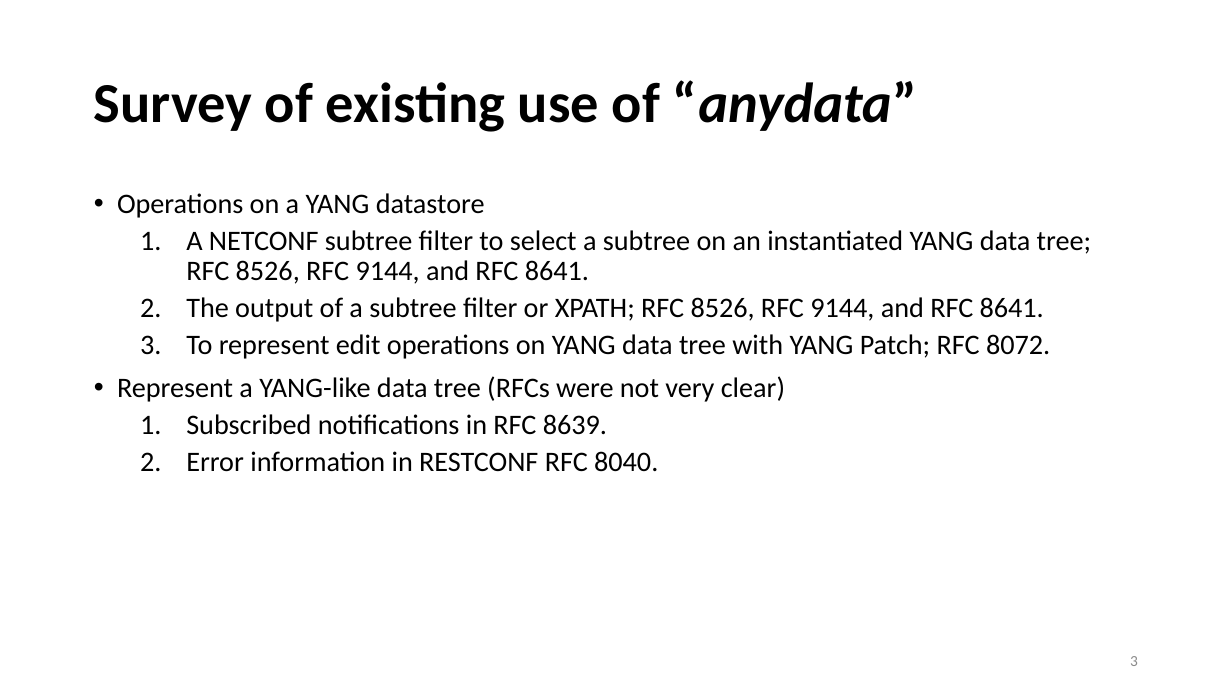
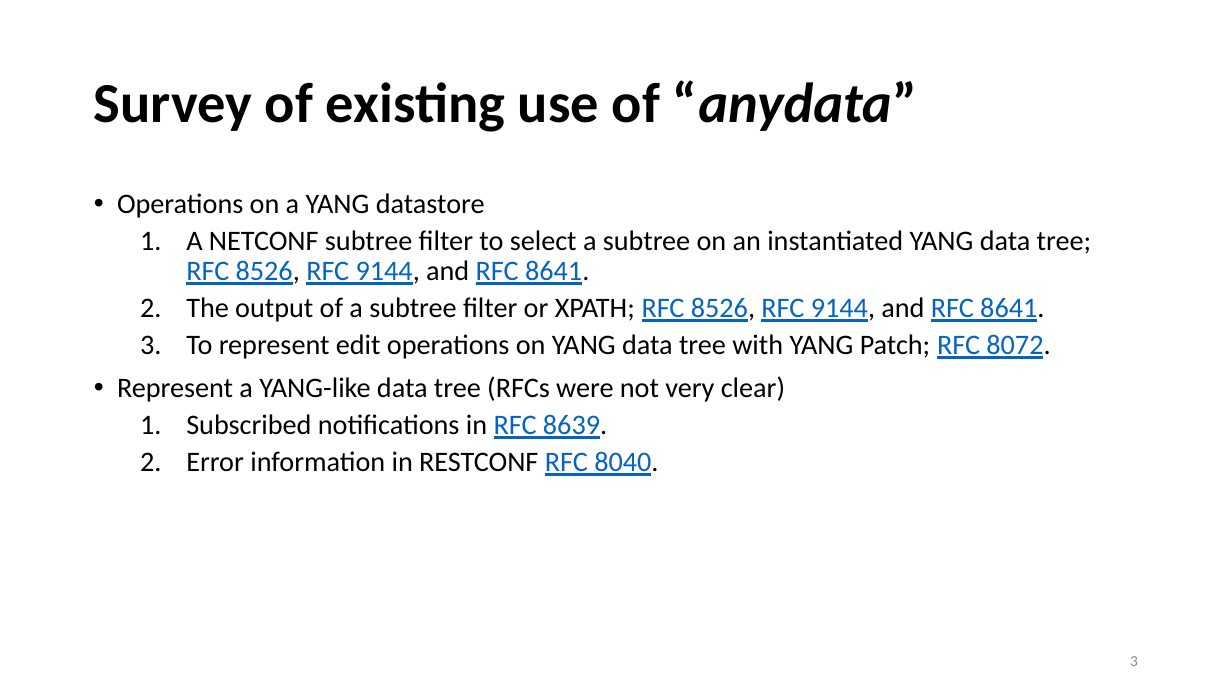
Before and after one commit to network-analytics/ietf-network-analytics-document-status, a slide deck: slide 3 of 124/NETMOD/draft-netana-nmop-yang-anydata-validation.pptx. Drawn at 1232x693 pixels with LibreOffice and Linux fonts; fonts in the diff are those of the drawing. Boxes give left, top, right and bottom in pixels: in the first picture for what was removed or moved away, otherwise in the second. Text is boxed around its words. In the diff, an @@ line names an element or a change of style, - is before the commit and + after.

```diff
--- a/124/NETMOD/draft-netana-nmop-yang-anydata-validation.pptx
+++ b/124/NETMOD/draft-netana-nmop-yang-anydata-validation.pptx
@@ text at [186, 230, 1091, 476]: text colour #000000 to #0563C1, underline on in "RFC 8526, RFC 9144, RFC 8641.", "RFC 8526, RFC 9144, RFC 8641.", "RFC 8072.", "RFC 8639." and 1 more places @@
```
Also in this commit, not shown: 4 other slides changed, 1 other file.
